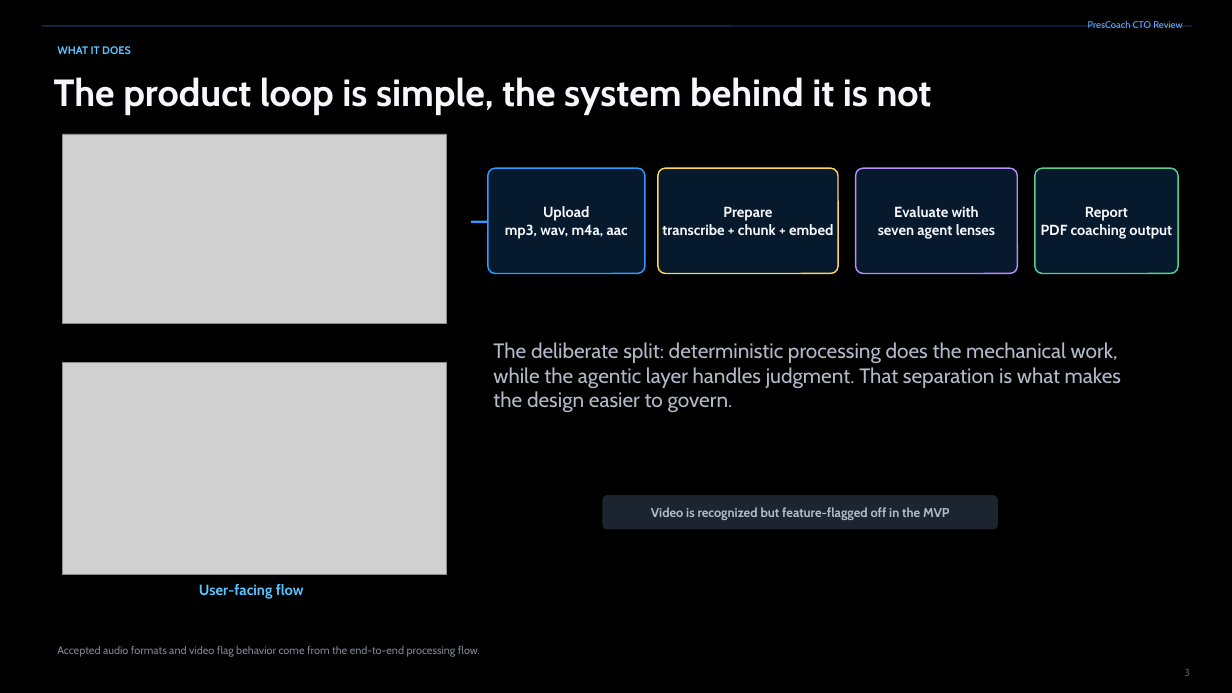
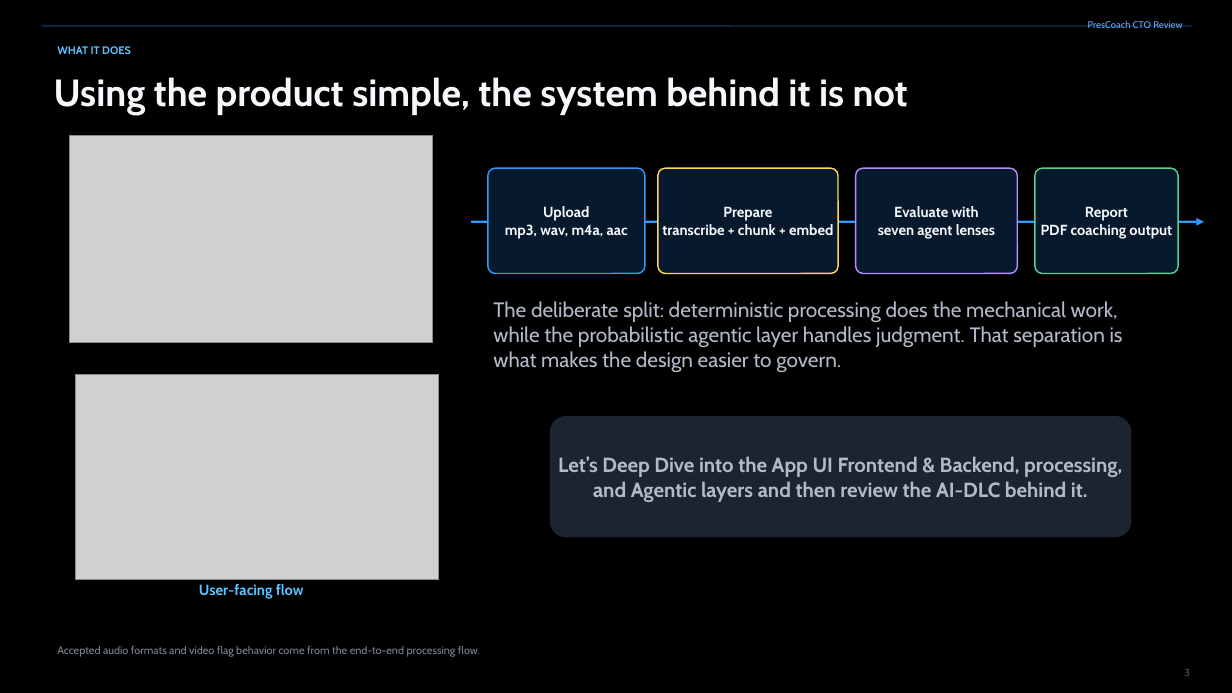
Before and after one commit to michaelgeiser/kiro-agentcore-app, a slide deck: slide 3 of documentation/PresCoach_slides.pptx. Drawn at 1232x693 pixels with LibreOffice and Linux fonts; fonts in the diff are those of the drawing; grey boxes stand for pictures. Boxes give left, top, right and bottom in pixels: in the first picture for what was removed or moved away, otherwise in the second. Text is boxed around its words. In the diff, an @@ line names an element or a change of style, - is before the commit and + after.

```diff
--- a/documentation/PresCoach_slides.pptx
+++ b/documentation/PresCoach_slides.pptx
@@ text at <box>54,77,908,115</box>: text changed @@
-The product loop is simple, the system behind it is not
+Using the product simple, the system behind it is not
@@ picture: place and size @@
-picture at <box>63,134,446,323</box>
+picture at <box>69,136,433,343</box>
@@ arrow moved from (471, 222) - (564, 222) to (471, 222) - (1204, 222) @@
@@ text at <box>493,301,1123,372</box>: text changed @@
-The deliberate split: deterministic processing does the mechanical work, while the agentic layer handles judgment. That separation is what makes the design easier to govern.
+The deliberate split: deterministic processing does the mechanical work, while the probabilistic agentic layer handles judgment. That separation is what makes the design easier to govern.
@@ picture: place and size @@
-picture at <box>63,362,446,575</box>
+picture at <box>76,374,439,579</box>
@@ rounded rectangle "Let’s Deep Dive into the ...": place and size @@
-rounded rectangle "Let’s Deep Dive into the ..." at <box>603,495,998,530</box>
+rounded rectangle "Let’s Deep Dive into the ..." at <box>550,416,1132,537</box>
@@ text in rounded rectangle at <box>558,456,1122,502</box>: text changed; size 10 to 16 pt @@
-Video is recognized but feature-flagged off in the MVP
+Let’s Deep Dive into the App UI Frontend & Backend, processing, and Agentic layers and then review the AI-DLC behind it.
```
Also in this commit, not shown: 18 other slides changed, 7 slides added, 1 other file.
